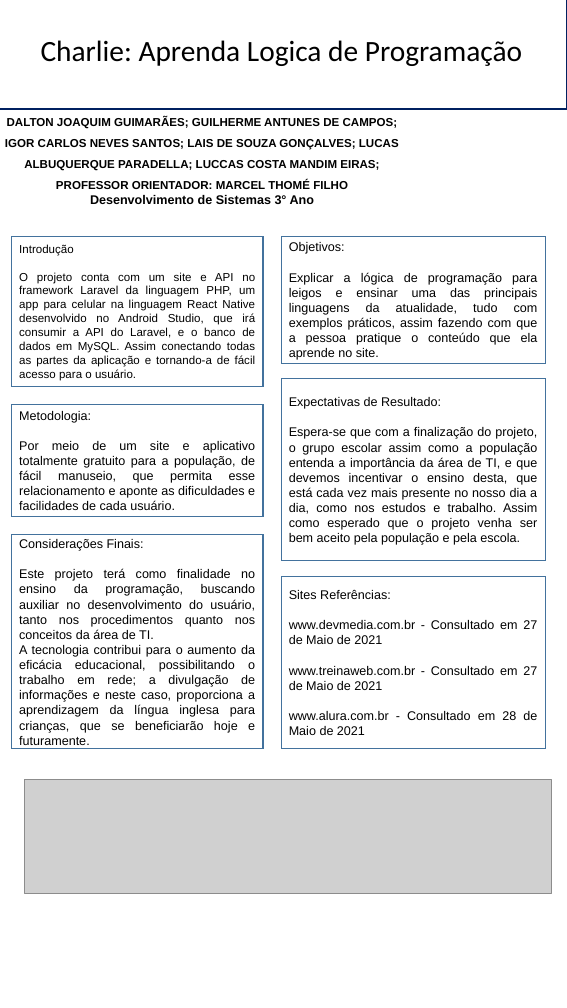
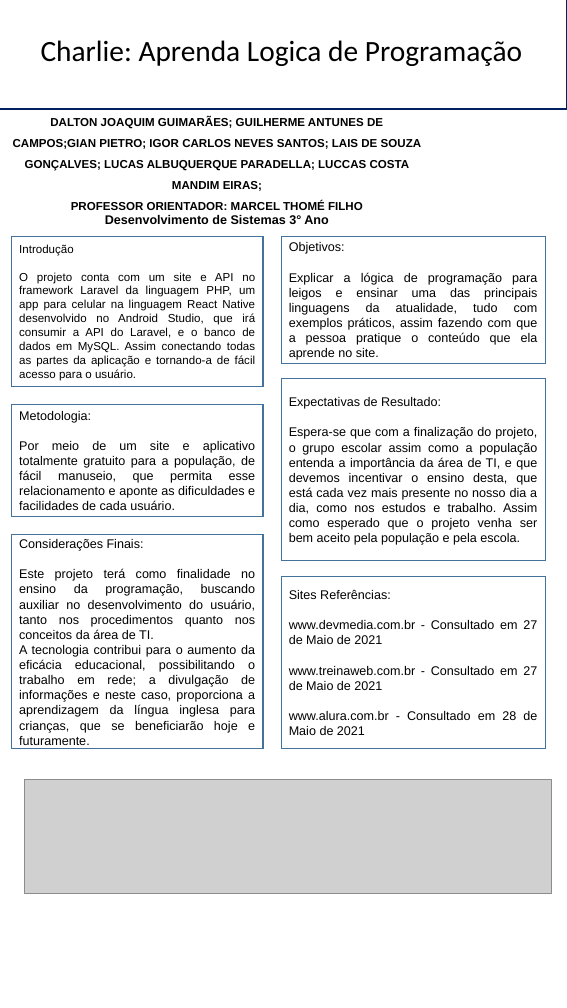
Before and after one commit to GuilhermeAntunes15/TCC, a slide deck: slide 1 of Banner TCC.pptx. Drawn at 567x1008 pixels with LibreOffice and Linux fonts; fonts in the diff are those of the drawing; grey boxes stand for pictures; background and template pictures are left out. Boxes give left, top, right and bottom in pixels: in the first picture for what was removed or moved away, otherwise in the second. Text is boxed around its words. In the diff, an @@ line names an element or a change of style, - is before the commit and + after.

```diff
--- a/Banner TCC.pptx
+++ b/Banner TCC.pptx
@@ text "DALTON JOAQUIM GUIMARÃES; GUILHERME ANTUNES ...": place and size @@
-text "DALTON JOAQUIM GUIMARÃES; GUILHERME ANTUNES ..." at [5,117,399,204]
+text "DALTON JOAQUIM GUIMARÃES; GUILHERME ANTUNES ..." at [13,117,421,224]
@@ text at [13,117,421,191]: text changed @@
-DALTON JOAQUIM GUIMARÃES; GUILHERME ANTUNES DE CAMPOS; IGOR CARLOS NEVES SANTOS; LAIS DE SOUZA GONÇALVES; LUCAS ALBUQUERQUE PARADELLA; LUCCAS COSTA MANDIM EIRAS;
+DALTON JOAQUIM GUIMARÃES; GUILHERME ANTUNES DE CAMPOS;GIAN PIETRO; IGOR CARLOS NEVES SANTOS; LAIS DE SOUZA GONÇALVES; LUCAS ALBUQUERQUE PARADELLA; LUCCAS COSTA MANDIM EIRAS;
```
Also in this commit, not shown: 30 other files.
